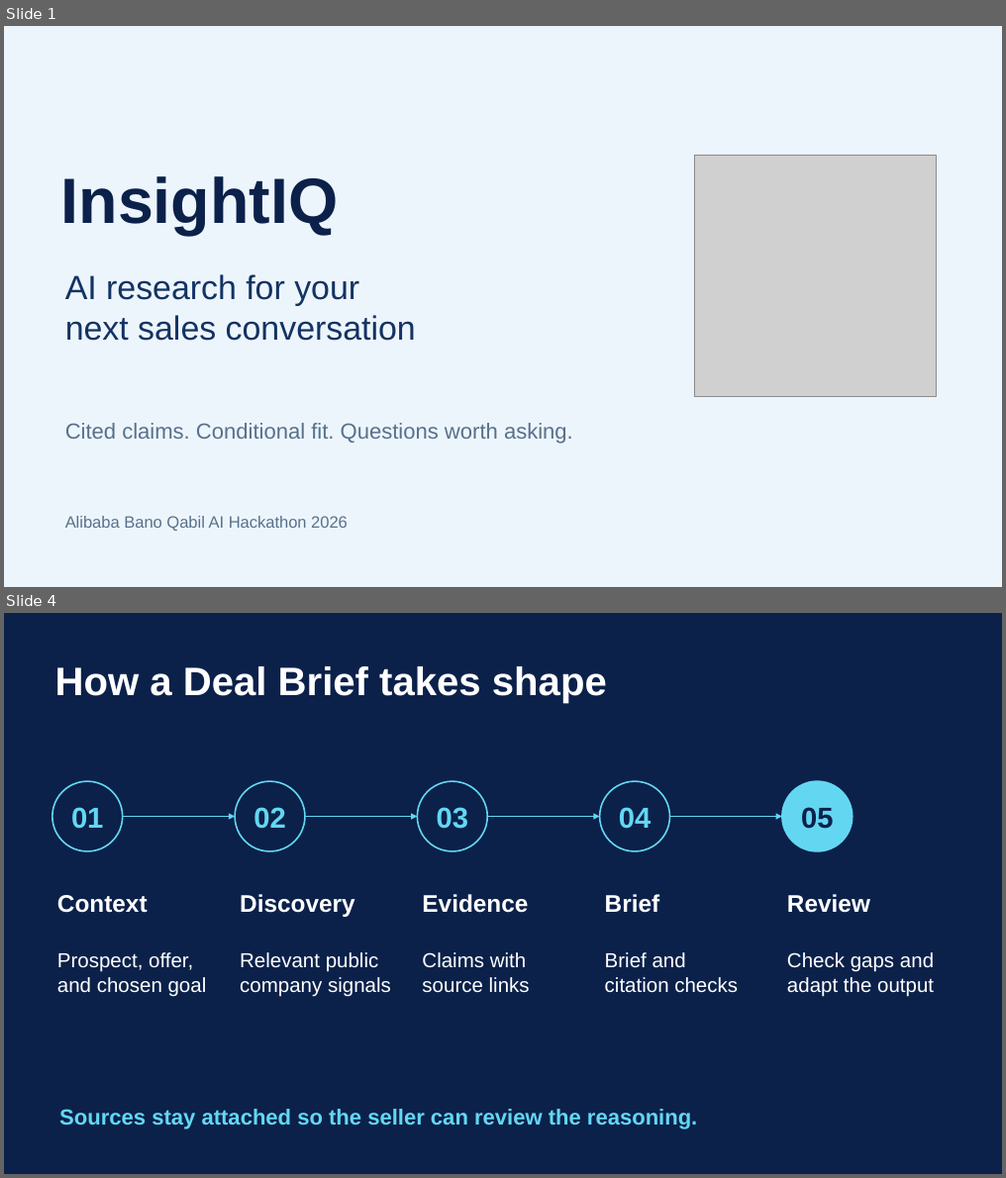
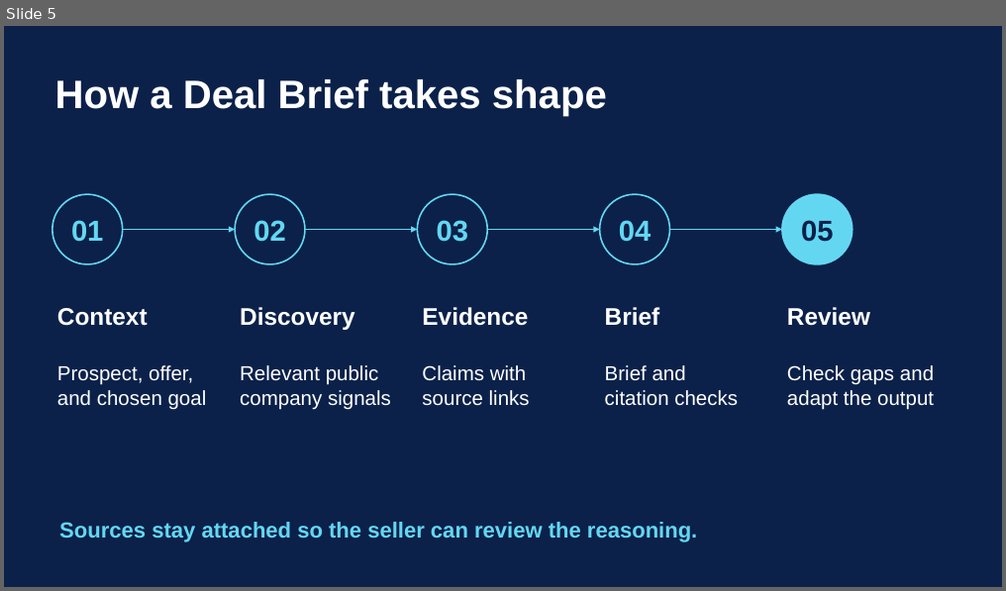
Before and after one commit to afnanahmadtariq/lead-trace, a slide deck: presentation/Lead-Trace-pitch-enhanced.pptx. Shown one above the other, each under a label of ours: slides 1 and 4 before the commit, slide 5 after it; the slides between them are not shown. The pictures are 1006x1178 and 1006x591 pixels, drawn with LibreOffice and Linux fonts; fonts in the diff are those of the drawing; grey boxes stand for pictures. Boxes give left, top, right and bottom in pixels: in the first picture for what was removed or moved away, otherwise in the second. Text is boxed around its words. In the diff, an @@ line names an element or a change of style, - is before the commit and + after.

```diff
--- a/presentation/Lead-Trace-pitch-enhanced.pptx
+++ b/presentation/Lead-Trace-pitch-enhanced.pptx
@@ slide 1 removed at [4, 26, 1002, 587], background #EDF5FC @@
@@ picture removed at [694, 155, 936, 396] @@
@@ text removed at [61, 176, 339, 235] @@
-InsightIQ
@@ text removed at [65, 274, 416, 341] @@
-AI research for your
-next sales conversation
@@ text removed at [65, 423, 573, 444] @@
-Cited claims. Conditional fit. Questions worth asking.
@@ text removed at [65, 516, 348, 531] @@
-Alibaba Bano Qabil AI Hackathon 2026
@@ what was slide 4 is now slide 5 @@
```
Also in this commit, not shown: 6 slides changed, 3 slides added, 30 other files.
